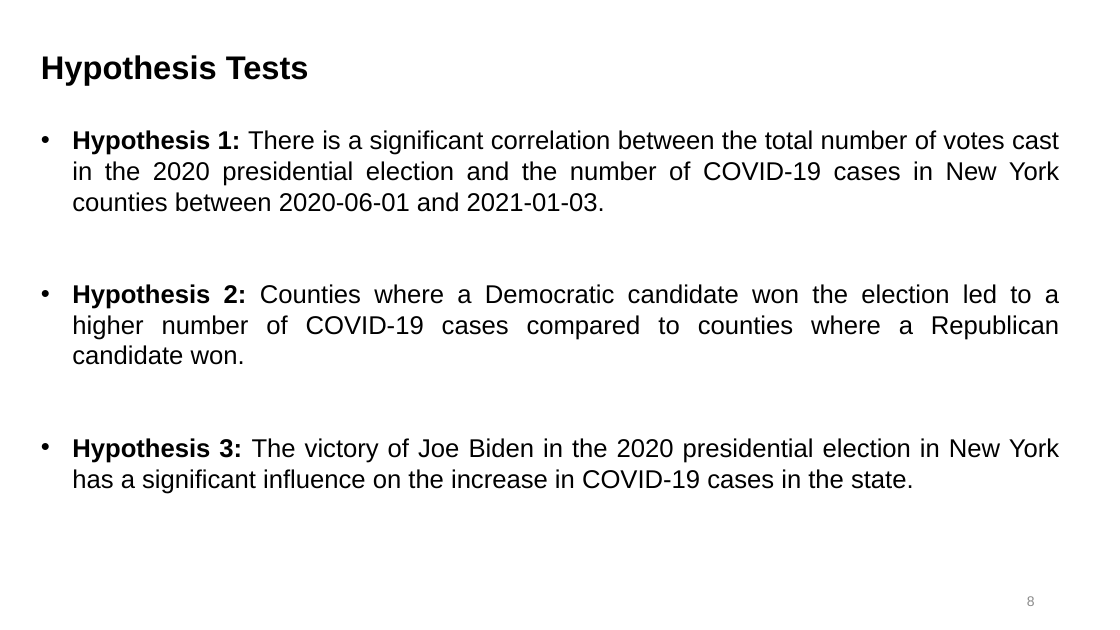
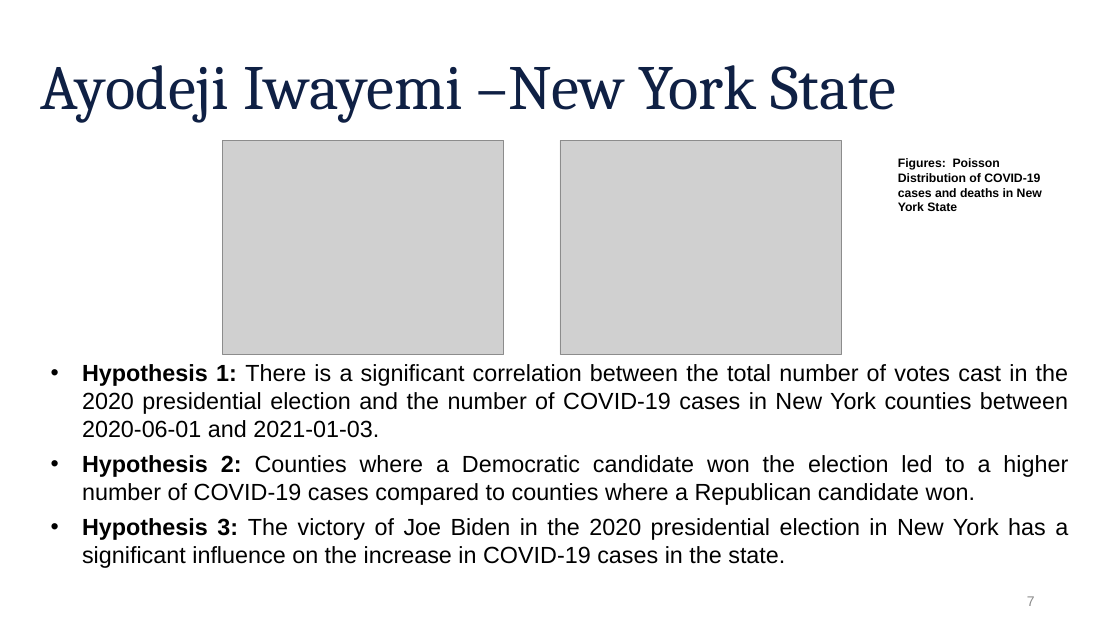
Before and after one commit to aiwayemi/Group-1, a slide deck: slide 7 of ProjPresentation.pptx (slide 8 before the commit). Drawn at 1120x630 pixels with LibreOffice and Linux fonts; fonts in the diff are those of the drawing; grey boxes stand for pictures; background and template pictures are left out. Boxes give left, top, right and bottom in pixels: in the first picture for what was removed or moved away, otherwise in the second. Text is boxed around its words. In the diff, an @@ line names an element or a change of style, - is before the commit and + after.

Commit message:
design tweaks in PPT

```diff
--- a/ProjPresentation.pptx
+++ b/ProjPresentation.pptx
@@ text at bbox=[41, 65, 896, 123]: text changed; size 28 to 54 pt; font Arial to Cambria; text colour #000000 to #0F2044; bold off @@
-Hypothesis Tests
+Ayodeji Iwayemi –New York State
@@ picture added at bbox=[223, 140, 504, 355] @@
@@ picture added at bbox=[560, 140, 842, 355] @@
@@ text added at bbox=[898, 158, 1042, 211], 10.5 pt, text #000000, bold @@
+Figures: Poisson Distribution of COVID-19 cases and deaths in New York State
@@ text "Hypothesis 1: There is a ...": place and size @@
-text "Hypothesis 1: There is a ..." at bbox=[72, 130, 1059, 494]
+text "Hypothesis 1: There is a ..." at bbox=[82, 364, 1068, 568]
@@ text "Hypothesis 1: There is a ..." at bbox=[82, 364, 1068, 568]: size 22 to 20 pt; more space between paragraphs @@
@@ page number at bbox=[1027, 596, 1035, 606]: text changed @@
-8
+7
```
Also in this commit, not shown: 6 other slides changed, 1 slide removed.
